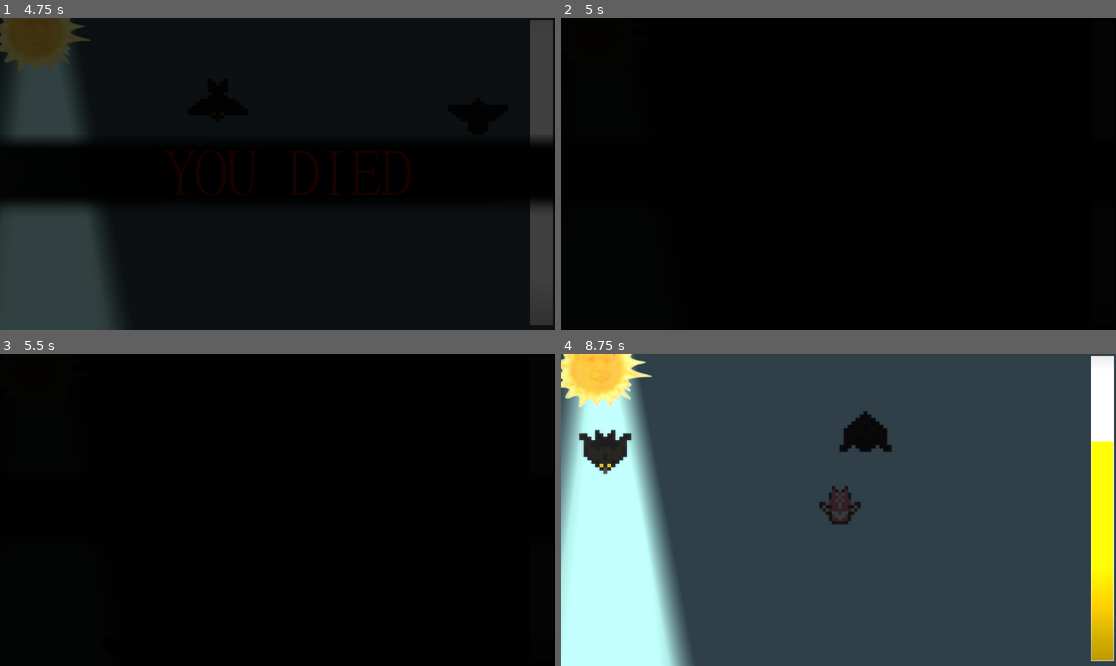
Above: before the commit, frames 1-4 (two rows, left to right).
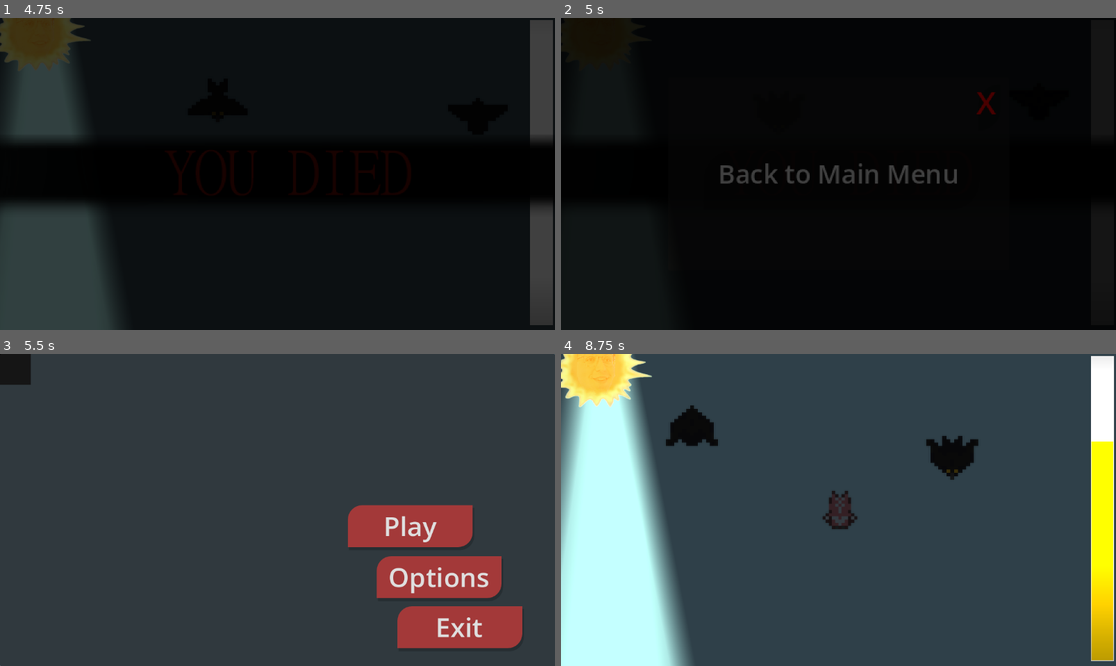
Above: after the commit, the same moments.

Repository: AuroraFreire/horizons-europa
Game: Godot game, scene res://main_menu.tscn
Same seed, same stepped clock (60 frames per second), same inputs: the game is played once before the commit and once after it. Video files are missing from this copy of the repository; at most half a second of black plays in their place.
Inputs (mouse positions are in pixels of both pictures, inside the frame that each line leads up to):
- Up to frame 1 (4.75 s): click "Play" at 0.5 s; move the mouse to (399, 158) at 1.27 s; hold D (right) 1.28-2.03 s; click (399, 158) at 1.42 s; move the mouse to (166, 189) at 2.02 s; hold A (left) 2.03-2.78 s; move the mouse to (333, 105) at 2.77 s; hold D (right) 2.78-4.28 s; move the mouse to (249, 236) at 3.52 s; click (249, 236) at 3.67 s; move the mouse to (444, 220) at 4.27 s; hold A (left) from 4.28 s (still down)
- Up to frame 2 (5 s): keep holding A (left); tap Escape (menu, bound only after the commit) at 4.9 s
- Up to frame 3 (5.5 s): release A (left) at 5 s; click (277, 510) at 5 s, where only the run after the commit has a clickable "Back to Main Menu"
- Up to frame 4 (8.75 s): click (1027, 525) at 5.75 s, where only the run after the commit has a clickable "Play"; move the mouse to (672, 463) at 6.52 s; hold A (left) 6.53-8.03 s; move the mouse to (866, 510) at 7.27 s; click (866, 510) at 7.42 s; move the mouse to (755, 432) at 8.02 s; hold D (right) from 8.03 s (still down)

Frame 1 is identical in both runs. In frame 2, 1.1% of the frame differs, in the area x 28-79%, y 23-54%; in frame 3, 99%, in the area x 0-100%, y 0-100%; in frame 4, 3.5%.

Commit message:
add menu option in main game

Diff:
--- a/project.godot
+++ b/project.godot
@@ -14,6 +14,10 @@
 run/main_scene="uid://bmfsjx6uxpphe"
 config/features=PackedStringArray("4.7", "GL Compatibility")
 config/icon="res://icon.svg"
+
+[audio]
+
+buses/default_bus_layout="uid://bwuqyk23v4g06"
 
 [input]
 
@@ -41,6 +45,11 @@
 , Object(InputEventKey,"resource_local_to_scene":false,"resource_name":"","device":-1,"window_id":0,"alt_pressed":false …(186 unchanged characters)…
 ]
 }
+menu={
+"deadzone": 0.2,
+"events": [Object(InputEventKey,"resource_local_to_scene":false,"resource_name":"","device":16,"window_id":0,"alt_pressed":false,"shift_pressed":false,"ctrl_pressed":false,"meta_pressed":false,"pressed":false,"keycode":0,"physical_keycode":4194305,"key_label":0,"unicode":0,"location":0,"echo":false,"script":null)
+]
+}
 
 [input_devices]
 
--- /dev/null
+++ b/world.gd
@@ -0,0 +1,32 @@
+extends Node2D
+
+@onready var panel = $Panel
+
+# Called when the node enters the scene tree for the first time.
+func _ready() -> void:
+	panel.visible = false
+	panel.process_mode = Node.PROCESS_MODE_ALWAYS
+
+
+# Called every frame. 'delta' is the elapsed time since the previous frame.
+func _process(delta: float) -> void:
+	pass
+
+func menu():
+	pass
+
+func _input(event):
+	if event.is_action_pressed("menu"):
+		panel.visible = true
+		get_tree().paused = true
+
+
+
+func _on_back_pressed() -> void:
+	get_tree().paused = false
+	get_tree().change_scene_to_file("res://main_menu.tscn")
+
+
+func _on_back_2_pressed() -> void:
+	panel.visible = false
+	get_tree().paused = false
--- a/world.tscn
+++ b/world.tscn
@@ -2,6 +2,7 @@
 
 [ext_resource type="Script" uid="uid://byhsd5mmq28iu" path="res://bar.gd" id="1_036b0"]
 [ext_resource type="PackedScene" uid="uid://cbfxu4pgr1ea6" path="res://player.tscn" id="1_f3sb7"]
+[ext_resource type="Script" uid="uid://m0nyhnb1piwp" path="res://world.gd" id="1_ic0uy"]
 [ext_resource type="PackedScene" uid="uid://g8rnhvtwqv1o" path="res://small_bird.tscn" id="3_aqk2v"]
 [ext_resource type="Script" uid="uid://bnq80bt5ckng5" path="res://enemy_spawner.gd" id="3_tlwt5"]
 [ext_resource type="PackedScene" uid="uid://b5ov2aybr1o5m" path="res://sun.tscn" id="4_aqk2v"]
@@ -37,7 +38,32 @@
 stream_3/stream = ExtResource("10_2o6r5")
 stream_3/weight = 3.0
 
+[sub_resource type="StyleBoxFlat" id="StyleBoxFlat_ic0uy"]
+bg_color = Color(0.64, 0.224, 0.224, 0)
+corner_radius_top_left = 30
+corner_radius_bottom_right = 30
+shadow_color = Color(0, 0, 0, 0.19607843)
+shadow_size = 1
+shadow_offset = Vector2(3, 6)
+
+[sub_resource type="StyleBoxFlat" id="StyleBoxFlat_k3n1d"]
+bg_color = Color(0.43, 0.1333, 0.13824493, 0)
+corner_radius_top_left = 30
+corner_radius_bottom_right = 30
+shadow_color = Color(0, 0, 0, 0.19607843)
+shadow_size = 1
+shadow_offset = Vector2(3, 6)
+
+[sub_resource type="StyleBoxFlat" id="StyleBoxFlat_2o6r5"]
+bg_color = Color(0.43, 0.1333, 0.13824493, 0)
+corner_radius_top_left = 30
+corner_radius_bottom_right = 30
+shadow_color = Color(0, 0, 0, 0.19607843)
+shadow_size = 1
+shadow_offset = Vector2(3, 6)
+
 [node name="World" type="Node2D" unique_id=906349818]
+script = ExtResource("1_ic0uy")
 
 [node name="UI Light" type="PointLight2D" parent="." unique_id=713588527]
 position = Vector2(310, -19)
@@ -134,3 +160,61 @@
 bus = &"SFX"
 
 [node name="Captcha" parent="." unique_id=416223703 instance=ExtResource("10_wse8f")]
+
+[node name="Panel" type="Panel" parent="." unique_id=1755112638]
+anchors_preset = 8
+anchor_left = 0.5
+anchor_top = 0.5
+anchor_right = 0.5
+anchor_bottom = 0.5
+offset_left = -177.25
+offset_top = -100.75
+offset_right = 177.25
+offset_bottom = 100.75
+grow_horizontal = 2
+grow_vertical = 2
+
+[node name="back" type="Button" parent="Panel" unique_id=175992106]
+layout_mode = 1
+anchors_preset = 8
+anchor_left = 0.5
+anchor_top = 0.5
+anchor_right = 0.5
+anchor_bottom = 0.5
+offset_left = -142.5
+offset_top = -30.25
+offset_right = 142.5
+offset_bottom = 30.25
+grow_horizontal = 2
+grow_vertical = 2
+theme_override_font_sizes/font_size = 27
+theme_override_styles/normal = SubResource("StyleBoxFlat_ic0uy")
+theme_override_styles/pressed = SubResource("StyleBoxFlat_k3n1d")
+theme_override_styles/hover = SubResource("StyleBoxFlat_2o6r5")
+text = "Back to Main Menu"
+
+[node name="back2" type="Button" parent="Panel" unique_id=953618022]
+layout_mode = 1
+anchors_preset = 8
+anchor_left = 0.5
+anchor_top = 0.5
+anchor_right = 0.5
+anchor_bottom = 0.5
+offset_left = 143.0
+offset_top = -98.0
+offset_right = 164.0
+offset_bottom = -52.0
+grow_horizontal = 2
+grow_vertical = 2
+theme_override_colors/font_color = Color(1, 0, 0, 1)
+theme_override_colors/font_focus_color = Color(0.7411765, 0, 0, 1)
+theme_override_colors/font_pressed_color = Color(0.7411765, 0, 0, 1)
+theme_override_colors/font_hover_color = Color(0.74, 0, 0, 1)
+theme_override_font_sizes/font_size = 33
+theme_override_styles/normal = SubResource("StyleBoxFlat_ic0uy")
+theme_override_styles/pressed = SubResource("StyleBoxFlat_k3n1d")
+theme_override_styles/hover = SubResource("StyleBoxFlat_2o6r5")
+text = "X"
+
+[connection signal="pressed" from="Panel/back" to="." method="_on_back_pressed"]
+[connection signal="pressed" from="Panel/back2" to="." method="_on_back_2_pressed"]
Not shown, added: world.gd.uid
